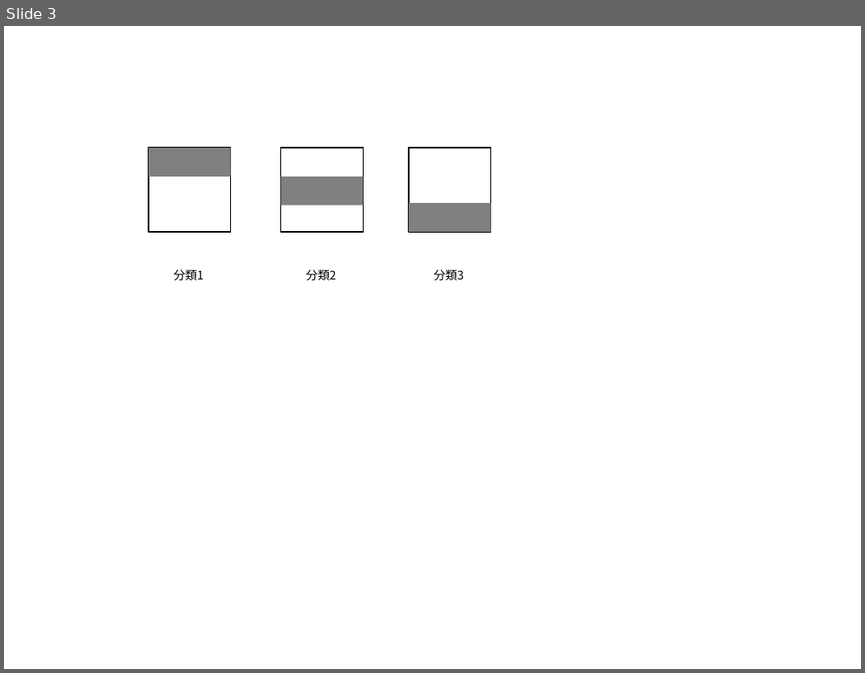
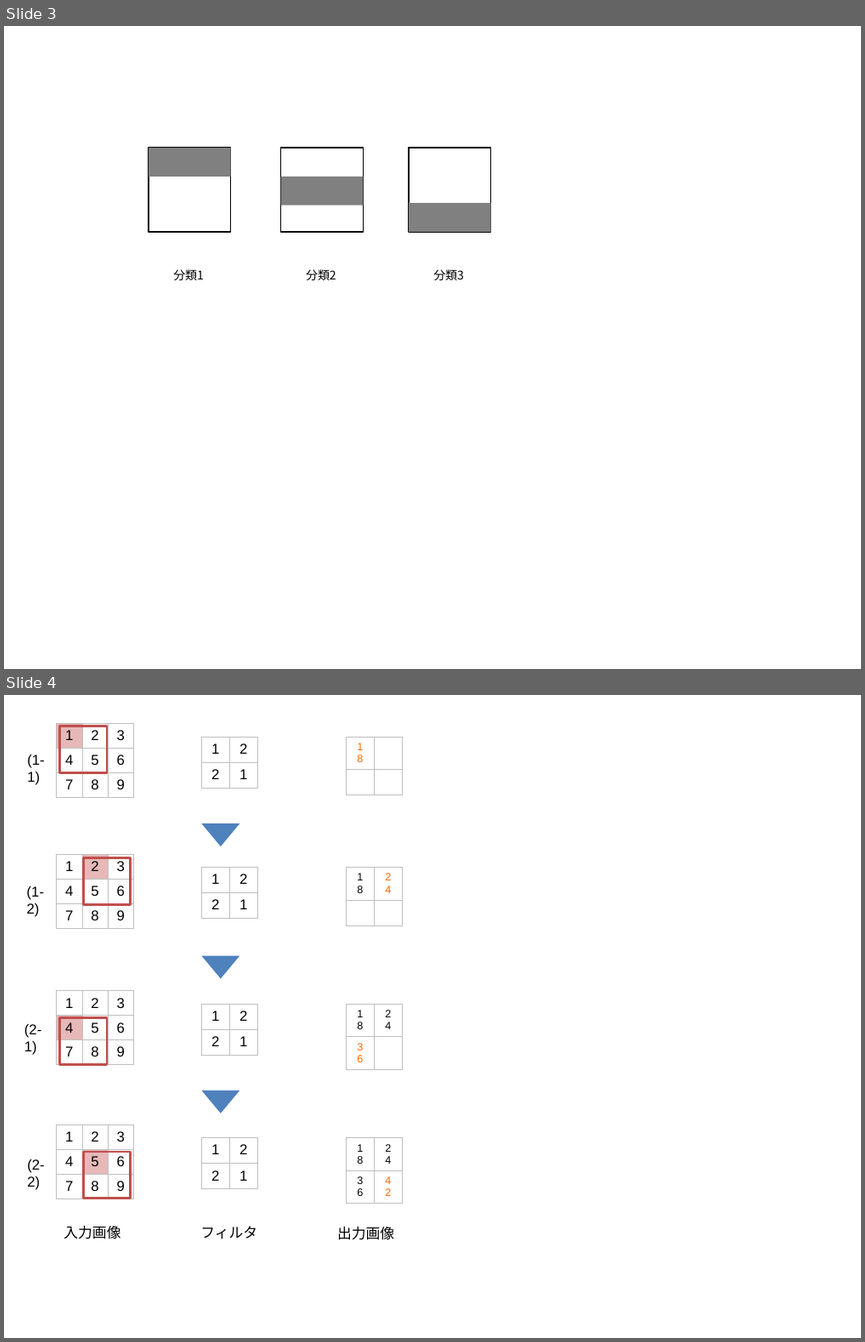
Before and after one commit to eijian/blog, a slide deck: articles/201608/dl1.pptx. Shown one above the other, each under a label of ours: slide 3 before the commit, slides 3 and 4 after it. The pictures are 865x673 and 865x1342 pixels, drawn with LibreOffice and Linux fonts; fonts in the diff are those of the drawing. Boxes give left, top, right and bottom in pixels: in the first picture for what was removed or moved away, otherwise in the second. Text is boxed around its words. In the diff, an @@ line names an element or a change of style, - is before the commit and + after.

Commit message:
add figure

```diff
--- a/articles/201608/dl1.pptx
+++ b/articles/201608/dl1.pptx
@@ slide 4 added at (4,695,861,1338), background #FFFFFF @@
@@ table added at (56,723,133,800), 3 rows, 3 columns @@
+1 | 2 | 3
+4 | 5 | 6
+7 | 8 | 9
@@ rectangle added at (60,726,107,772), outline #C0504D 2 pt @@
@@ table added at (202,737,258,789), 2 rows, 2 columns @@
+1 | 2
+2 | 1
@@ table added at (346,737,403,789), 2 rows, 2 columns @@
+18 | 
+ | 
@@ text added at (27,755,44,785), 12 pt, text #000000 @@
+(1-1)
@@ triangle added at (202,823,239,846), fill #4F81BD @@
@@ table added at (56,854,133,931), 3 rows, 3 columns @@
+1 | 2 | 3
+4 | 5 | 6
+7 | 8 | 9
@@ rectangle added at (84,858,131,904), outline #C0504D 2 pt @@
@@ table added at (202,868,258,919), 2 rows, 2 columns @@
+1 | 2
+2 | 1
@@ table added at (346,868,403,919), 2 rows, 2 columns @@
+18 | 24
+ | 
@@ text added at (27,886,44,917), 12 pt, text #000000 @@
+(1-2)
@@ triangle added at (202,955,239,979), fill #4F81BD @@
@@ table added at (56,991,133,1067), 3 rows, 3 columns @@
+1 | 2 | 3
+4 | 5 | 6
+7 | 8 | 9
@@ text added at (24,1024,41,1055), 12 pt, text #000000 @@
+(2-1)
@@ rectangle added at (60,1018,107,1064), outline #C0504D 2 pt @@
@@ table added at (202,1004,258,1055), 2 rows, 2 columns @@
+1 | 2
+2 | 1
@@ table added at (346,1004,403,1055), 2 rows, 2 columns @@
+18 | 24
+36 | 
@@ triangle added at (202,1090,239,1113), fill #4F81BD @@
@@ table added at (56,1124,133,1202), 3 rows, 3 columns @@
+1 | 2 | 3
+4 | 5 | 6
+7 | 8 | 9
@@ rectangle added at (84,1151,131,1198), outline #C0504D 2 pt @@
@@ table added at (202,1138,258,1190), 2 rows, 2 columns @@
+1 | 2
+2 | 1
@@ table added at (346,1138,403,1190), 2 rows, 2 columns @@
+18 | 24
+36 | 42
@@ text added at (27,1159,44,1190), 12 pt, text #000000 @@
+(2-2)
@@ text added at (64,1225,120,1239), 12 pt, text #000000 @@
+入力画像
@@ text added at (200,1225,257,1239), 12 pt, text #000000 @@
+フィルタ
@@ text added at (337,1226,394,1240), 12 pt, text #000000 @@
+出力画像
```
